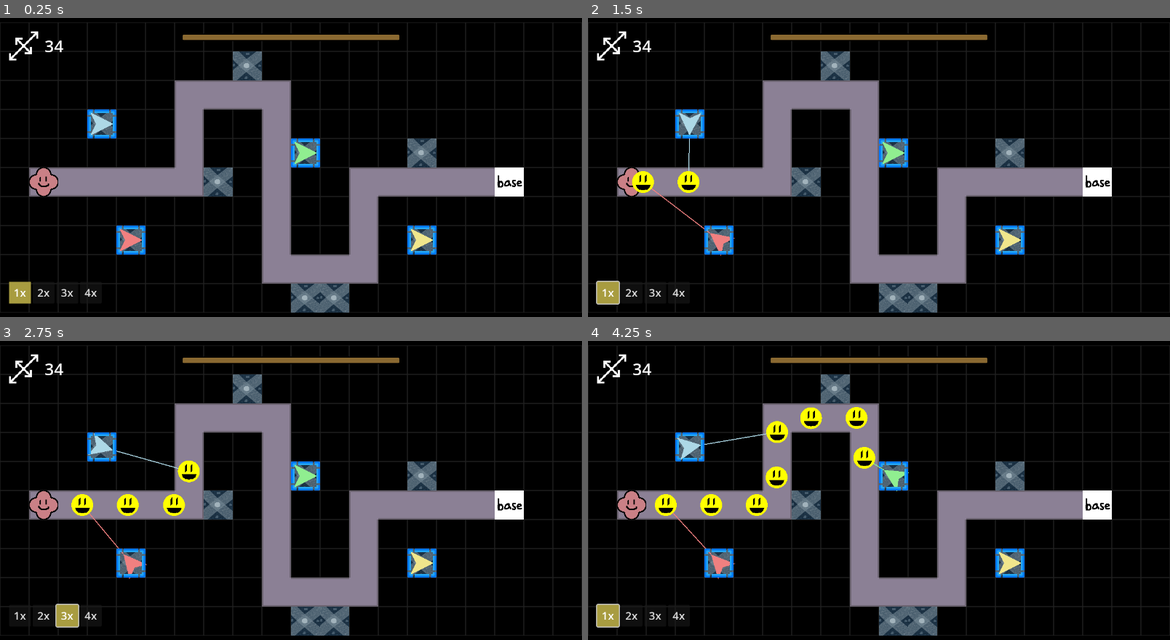
Above: before the commit, frames 1-4 (two rows, left to right).
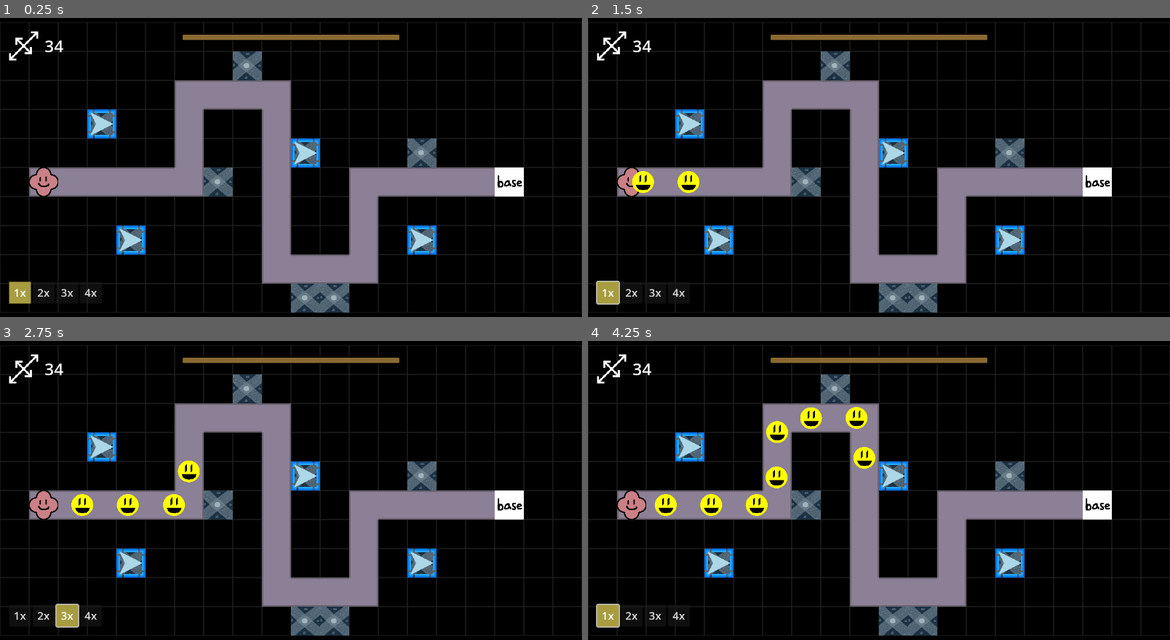
Above: after the commit, the same moments.

Repository: ladybunne/gmtk-game-jam-2024
Game: Godot game, scene res://MainScene.tscn
Two runs of this game, one before a commit and one after it. Both use one fixed random seed, a clock stepped at 60 frames per second and the inputs below.
Inputs:
- Up to frame 1 (0.25 s): no input
- Up to frame 2 (1.5 s): click "2x" at 0.5 s; click "1x" at 1.25 s
- Up to frame 3 (2.75 s): click "3x" at 2 s
- Up to frame 4 (4.25 s): click "4x" at 2.75 s; click "1x" at 3.5 s

The runs differ from the first frame. In frame 1, 0.4% of the frame differs, in the area x 20-75%, y 41-78%; in frame 2, 0.5%; in frame 3, 0.5%; in frame 4, 0.6%, in the area x 14-75%, y 30-80%.
Error after the commit: Parse Error: Expected statement, found "Indent" instead. (res://GameThings/Tower.gd:53)

Commit message:
DanBreaksEverything
but also makes cool shooting things.

Diff:
--- a/GameThings/Base.gd
+++ b/GameThings/Base.gd
@@ -1,4 +1,6 @@
 extends Area2D
+
+var health: int = 100
 
 func _ready() -> void:
 	body_entered.connect(enemy_entered)
--- a/GameThings/Enemy.gd
+++ b/GameThings/Enemy.gd
@@ -1,7 +1,7 @@
 class_name Enemy extends CharacterBody2D
 
 @export var speed: float = 100
-
+@export var health: float = 100
 var spawner: Spawner
 
 # I guess this is the better way of doing this?
@@ -50,3 +50,9 @@
 		result += current_pos.distance_to(i)
 		current_pos = i
 	return result
+
+func take_damage(damage: float):
+	health -= damage
+
+func show_damage():
+	pass
--- a/GameThings/Tower.gd
+++ b/GameThings/Tower.gd
@@ -2,11 +2,13 @@
 
 class_name Tower
 
-@export_group("Internal")
-@export var polygon: Polygon2D
-@export var shot_timer: Timer
-@export var firing_point: Node2D
+@onready var polygon: Polygon2D = %Polygon2D
+@onready var shot_timer: Timer = %ShotTimer
+@onready var firing_point: Node2D = %FiringPoint
+@onready var collider: CollisionShape2D = %CollisionShape2D
 @export_group("")
+
+@export var tower_data: TowerData
 
 enum TargetingMode {
 	FIRST,
@@ -15,6 +17,10 @@
 	STRONG,
 }
 
+#currently used to tell Damage_Volley when to shoot again
+signal reshoot
+var shooting_volley: bool = false
+var volley_timer: float
 @export var enemies_in_range: Array[Enemy]
 @export var target: Enemy
 @export var targeting_mode: TargetingMode = TargetingMode.FIRST :
@@ -27,12 +33,15 @@
 @onready var sprite: Node2D = find_child("Polygon2D")
 @onready var handle: Control = find_child("Handle")
 var currentCost
-
+var buffer_shot: bool = false
 func _ready() -> void:
 	body_entered.connect(enemy_entered)
 	body_exited.connect(enemy_exited)
 	recolor()
 	currentCost = handle.GetCost()
+	change_target_collider_radius(tower_data.target_range)
+	shot_timer.timeout.connect(shoot)
+
 
 
 func _process(delta: float) -> void:
@@ -40,6 +49,17 @@
 		sprite.look_at(target.position)
 		queue_redraw()
 	retarget()
+		#shooting mechanics and rules
+		if shooting_volley:
+			#shoot the next bullet in the volley when the timer goes off
+			volley_timer -= delta
+			if volley_timer <=0:
+				reshoot.emit()
+				volley_timer = tower_data.rate_of_fire
+		if buffer_shot && !shooting_volley:
+			shoot()
+			buffer_shot = false
+
 
 
 func _draw() -> void:
@@ -101,3 +121,44 @@
 
 func strong(new: Enemy, old: Enemy):
 	return new
+
+
+func change_target_collider_radius(value: float):
+	collider.radius = value
+
+#timer calls this on timeout or _process calls this if a shot is buffered
+func shoot(override_standard:bool = false):
+	#so we can re-use the standard shoot capability in other contexts/tower types
+	var typeToUse: TowerData.TowerType
+	if  override_standard:
+		typeToUse = TowerData.TowerType.Standard
+	else:
+		typeToUse = tower_data.type
+
+	if target != null:
+		match tower_data.type:
+			TowerData.TowerType.Standard:
+				target.take_damage(tower_data.damage)
+				pass
+			TowerData.TowerType.Capacity:
+				#continuously shoot (changing targets as enemies die) until ammo reaches 0
+				shooting_volley = true
+				pass
+			TowerData.TowerType.Splash:
+				#radius around target is affected
+				pass
+		if !override_standard:
+			shot_timer.start(tower_data.cooldown)
+	else:
+		shot_timer.stop() #idk if i need this but ohwell
+		buffer_shot = true #
+
+func damage_volley():
+	#acknowledging that we COULD round it to an int but we choose not to because SCALING
+	var ammo: float = tower_data.ammo_capacity
+	while ammo > 0:
+		shoot(true)
+		ammo -=1
+		await reshoot
+	shooting_volley = false
+	shot_timer.start(tower_data.cooldown)
--- a/GameThings/Tower.tscn
+++ b/GameThings/Tower.tscn
@@ -6,27 +6,29 @@
 [ext_resource type="Texture2D" uid="uid://c7wsooxicpfxa" path="res://Assets/Sprites/handle2.png" id="4_105yb"]
 
 [sub_resource type="CircleShape2D" id="CircleShape2D_ejdv8"]
+resource_local_to_scene = true
 radius = 200.0
 
-[node name="Tower" type="Area2D" node_paths=PackedStringArray("polygon", "shot_timer", "firing_point") groups=["Tower"]]
+[node name="Tower" type="Area2D" groups=["Tower"]]
 script = ExtResource("1_k4d5n")
-polygon = NodePath("Polygon2D")
-shot_timer = NodePath("ShotTimer")
-firing_point = NodePath("Polygon2D/FiringPoint")
 
 [node name="CollisionShape2D" type="CollisionShape2D" parent="."]
+unique_name_in_owner = true
 shape = SubResource("CircleShape2D_ejdv8")
 
 [node name="Polygon2D" type="Polygon2D" parent="."]
+unique_name_in_owner = true
 rotation = 6.28319
 scale = Vector2(0.8, 0.8)
 color = Color(0.678, 0.847, 0.902, 1)
 polygon = PackedVector2Array(32, 0, -32, 32, -16, 0, -32, -32)
 
 [node name="FiringPoint" type="Node2D" parent="Polygon2D"]
+unique_name_in_owner = true
 position = Vector2(32, 0)
 
 [node name="ShotTimer" type="Timer" parent="."]
+unique_name_in_owner = true
 
 [node name="Handle" type="Panel" parent="." node_paths=PackedStringArray("tower", "HandleSprite")]
 modulate = Color(1, 1, 1, 0)
--- /dev/null
+++ b/GameThings/TowerResources/CapacityTower.tres
@@ -0,0 +1,14 @@
+[gd_resource type="Resource" script_class="TowerData" load_steps=2 format=3 uid="uid://b3w47aflwvwyn"]
+
+[ext_resource type="Script" path="res://GameThings/TowerResources/TowerData.gd" id="1_0kmka"]
+
+[resource]
+resource_local_to_scene = true
+script = ExtResource("1_0kmka")
+damage = 5.0
+cooldown = 3.0
+target_range = 10.0
+splash_range = 5.0
+ammo_capacity = 10.0
+rate_of_fire = 0.1
+type = 1
--- /dev/null
+++ b/GameThings/TowerResources/SplashTower.tres
@@ -0,0 +1,14 @@
+[gd_resource type="Resource" script_class="TowerData" load_steps=2 format=3 uid="uid://bwmbm3j4cnijd"]
+
+[ext_resource type="Script" path="res://GameThings/TowerResources/TowerData.gd" id="1_syrjk"]
+
+[resource]
+resource_local_to_scene = true
+script = ExtResource("1_syrjk")
+damage = 5.0
+cooldown = 3.0
+target_range = 10.0
+splash_range = 5.0
+ammo_capacity = 10.0
+rate_of_fire = 0.1
+type = 2
--- /dev/null
+++ b/GameThings/TowerResources/StandardTower.tres
@@ -0,0 +1,14 @@
+[gd_resource type="Resource" script_class="TowerData" load_steps=2 format=3 uid="uid://iydmf0cu1hhj"]
+
+[ext_resource type="Script" path="res://GameThings/TowerResources/TowerData.gd" id="1_y1js6"]
+
+[resource]
+resource_local_to_scene = true
+script = ExtResource("1_y1js6")
+damage = 5.0
+cooldown = 3.0
+target_range = 10.0
+splash_range = 5.0
+ammo_capacity = 10.0
+rate_of_fire = 0.1
+type = 0
--- /dev/null
+++ b/GameThings/TowerResources/TowerData.gd
@@ -0,0 +1,15 @@
+class_name TowerData extends Resource
+
+enum TowerType{Standard, Capacity, Splash, }
+
+@export_group("Stats")
+@export var damage: float = 5
+@export var cooldown: float = 3
+@export var target_range: float = 10
+@export_group("Splash Uniques")
+@export var splash_range: float = 5
+@export_group("Capacity Uniques")
+@export var ammo_capacity: float = 10
+@export var rate_of_fire: float = 0.1
+@export_group("")
+@export var type: TowerType = TowerType.Standard
